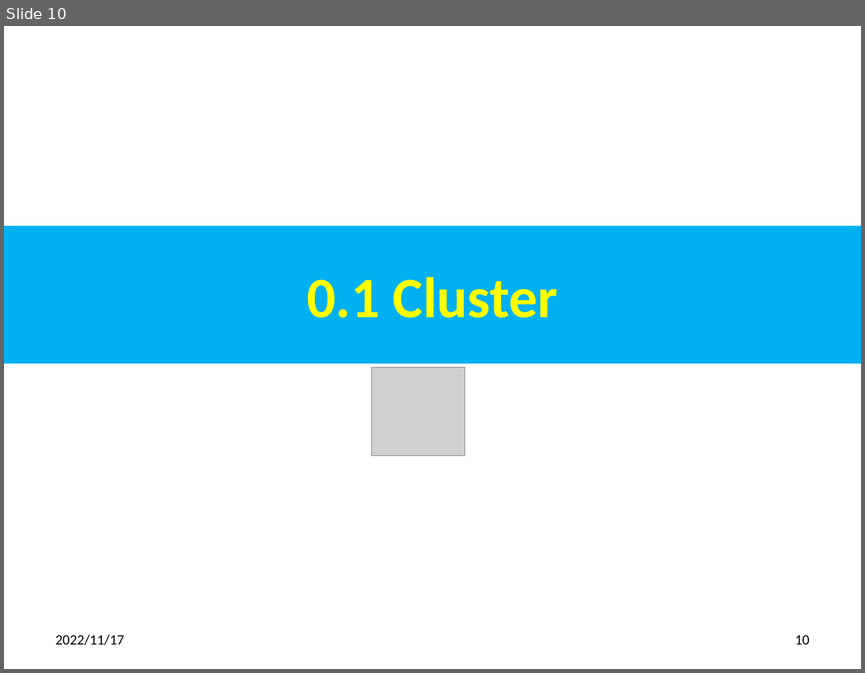
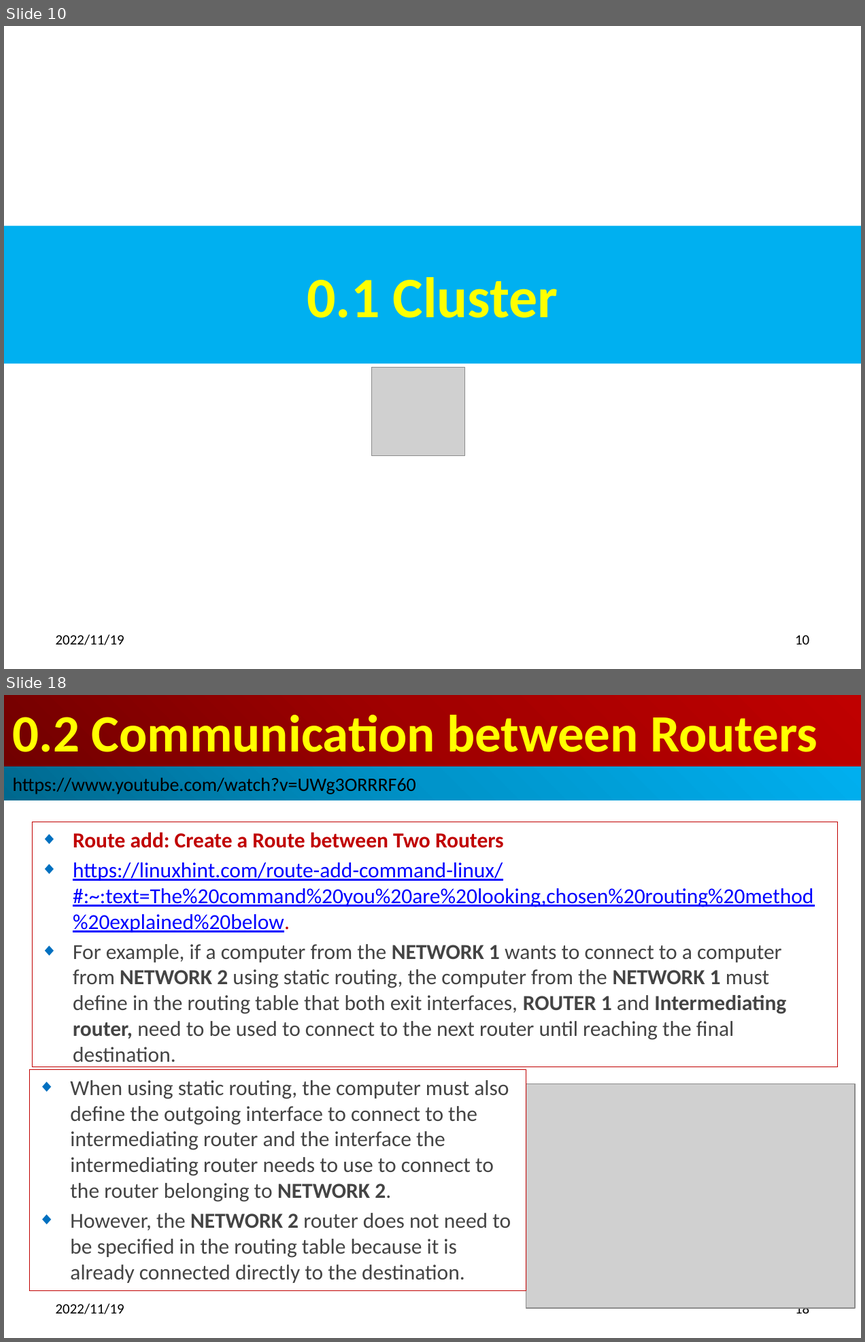
Before and after one commit to peterhchen/900_Kubernetes, a slide deck: 001_00_Install_Kubernetes.pptx. Shown one above the other, each under a label of ours: slide 10 before the commit, slides 10 and 18 after it; the slides between them are not shown. The pictures are 865x673 and 865x1342 pixels, drawn with LibreOffice and Linux fonts; fonts in the diff are those of the drawing; grey boxes stand for pictures. Boxes give left, top, right and bottom in pixels: in the first picture for what was removed or moved away, otherwise in the second. Text is boxed around its words. In the diff, an @@ line names an element or a change of style, - is before the commit and + after.

```diff
--- a/001_00_Install_Kubernetes.pptx
+++ b/001_00_Install_Kubernetes.pptx
@@ slide 18 added at [4,695,861,1338], background #FFFFFF @@
@@ title added at [4,695,861,767], fill gradient #720000 to #A20000 to #C00000, 44 pt, text #FFFF00, bold @@
+0.2 Communication between Routers
@@ rectangle added at [4,767,861,800], fill gradient #00688E to #0094CA to #00B0F0, 16 pt, text #000000 @@
+https://www.youtube.com/watch?v=UWg3ORRRF60
@@ subtitle added at [33,821,838,1067], outline #C00000 0.75 pt, 18 pt, text #444444 @@
+◆ Route add: Create a Route between Two Routers
+◆ https://linuxhint.com/route-add-command-linux/#:~:text=The%20command%20you%20are%20looking,chosen%20routing%20method%20explained%20below.
+◆ For example, if a computer from the NETWORK 1 wants to connect to a computer from NETWORK 2 using static routing, the computer from the NETWORK 1 must define in the routing table that both exit interfaces, ROUTER 1 and Intermediating router, need to be used to connect to the next router until reaching the final destination.
@@ rectangle added at [30,1070,527,1291], outline #C00000 0.75 pt, 18 pt, text #444444 @@
+◆ When using static routing, the computer must also define the outgoing interface to connect to the intermediating router and the interface the intermediating router needs to use to connect to the router belonging to NETWORK 2.
+◆ However, the NETWORK 2 router does not need to be specified in the routing table because it is already connected directly to the destination.
@@ picture added at [526,1084,854,1308] @@
@@ text added at [56,1303,124,1314], 12 pt, text #000000 @@
+2022/11/19
@@ page number added at [795,1307,809,1317], 12 pt, text #000000 @@
+18
@@ slide 10 changed as well @@
@@ text at [56,634,124,645]: text changed @@
-2022/11/17
+2022/11/19
```
Also in this commit, not shown: 11 other slides changed, 11 other slides added.
